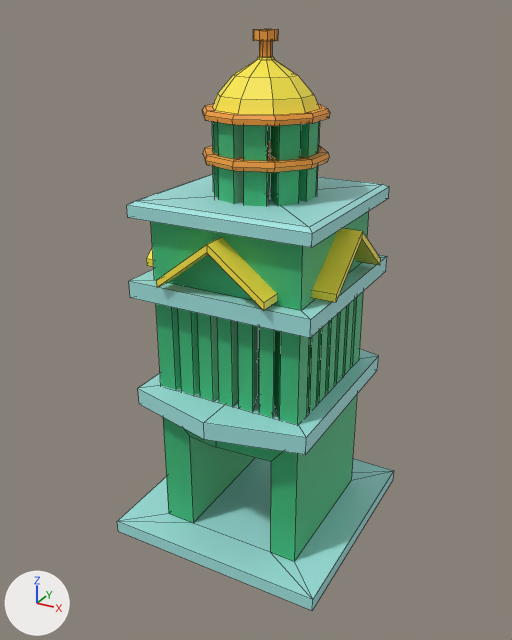
The FBX model Assets/3d_Imports/City/house10.fbx as it was, and as the next commit left it.
The view is the same before and after, from a camera (50 mm lens) standing at (29.4, -54.3, 48.8) and looking at (-0.4, -0.2, 21.7). The axes (+X, +Y, +Z) are drawn at lower left. The lights are the same throughout. Mesh edges are drawn as thin lines. Where no turn or scale is listed for an object, it has been applied to the vertices.

The first picture shows 'mid_build .005'.
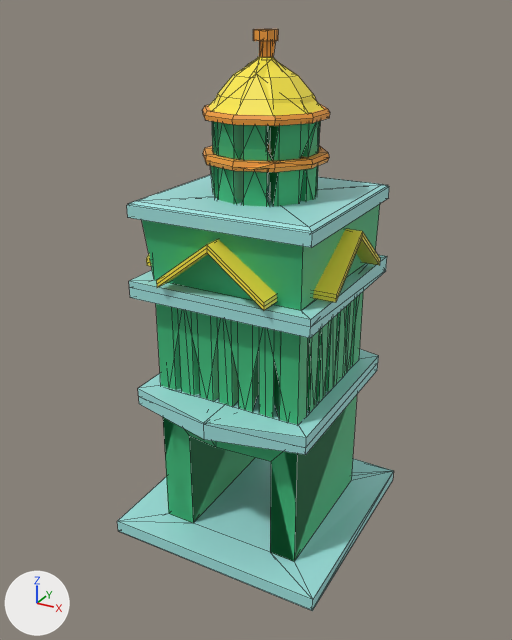
Pixel boxes (x1, y1, x2, y2) of what changed, in the pictures (512 x 640 px):
'mid_build .005_LOD1', added (green)
    after: (129, 41, 393, 561)

Patch to the scene script:
```diff
--- a/Assets/3d_Imports/City/house10.fbx.py
+++ b/Assets/3d_Imports/City/house10.fbx.py
@@ me_cube_072 @@
+me_cube_072.from_pydata(...)  # 322 vertices, 306 faces; spans x -11.0..10.8, y -10.2..11.7, z -0.4..47.1
+me_cube_072.materials.append(mat_house_palatte)  # picture img_house_palette_png
@@ ob_mid_build__005_lod1 @@
+ob_mid_build__005_lod1 = bpy.data.objects.new('mid_build .005_LOD1', me_cube_072)
+ob_mid_build__005_lod1.location = (0.0, 0.0, 0.0)
```
